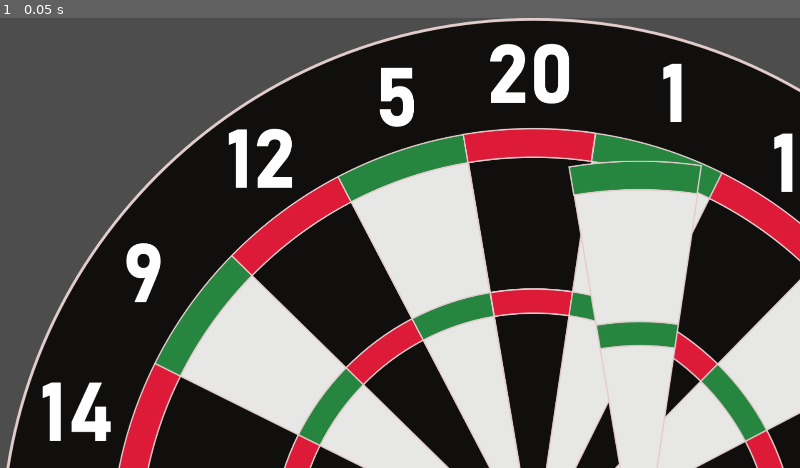
Above: before the commit, frame 1.
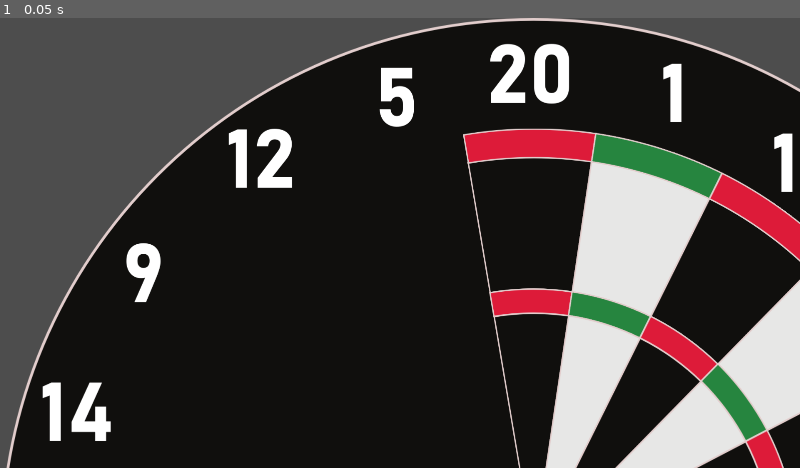
Above: after the commit, the same moment.

Repository: Duschmolll/liDarts
Game: Godot game, scene res://dartboard.tscn
Same seed, same stepped clock (60 frames per second), same inputs: the game is played once before the commit and once after it. This scene is started directly instead of the project's main scene.
Inputs:
- Up to frame 1 (0.05 s): no input

The runs differ from the first frame. In frame 1, 21% of the frame differs, in the area x 10-100%, y 9-100%.

Commit message:
Dartboard Continued 5 down

Diff:
--- a/dartboard.tscn
+++ b/dartboard.tscn
@@ -26,11 +26,13 @@
 texture = ExtResource("1_ldx0a")
 
 [node name="DartboardFull" type="TextureRect" parent="."]
+visible = false
+layout_mode = 0
 offset_right = 2562.0
 offset_bottom = 2562.0
 texture = ExtResource("2_76ri2")
 
-[node name="Bull" type="TextureButton" parent="."]
+[node name="Simple00" type="TextureButton" parent="."]
 layout_mode = 0
 offset_left = 1181.0
 offset_top = 1182.0
@@ -38,7 +40,7 @@
 offset_bottom = 1381.0
 texture_normal = ExtResource("3_tgwt1")
 
-[node name="BullDouble" type="TextureButton" parent="."]
+[node name="Double00" type="TextureButton" parent="."]
 layout_mode = 0
 offset_left = 1235.0
 offset_top = 1236.0
@@ -46,47 +48,213 @@
 offset_bottom = 1327.0
 texture_normal = ExtResource("4_rileq")
 
-[node name="20" type="TextureButton" parent="."]
-layout_mode = 0
-offset_left = 886.0
-offset_top = 200.0
-offset_right = 1680.0
-offset_bottom = 1323.0
-texture_normal = ExtResource("5_diyn4")
-
-[node name="20Triple" type="TextureButton" parent="."]
-layout_mode = 0
-offset_left = 1175.0
-offset_top = 649.0
-offset_right = 1376.0
-offset_bottom = 718.0
-texture_normal = ExtResource("6_dxn3c")
-
-[node name="20Double" type="TextureButton" parent="."]
-layout_mode = 0
-offset_left = 1110.0
-offset_top = 264.0
-offset_right = 1431.0
-offset_bottom = 349.0
-texture_normal = ExtResource("7_l68no")
-
-[node name="1" type="TextureButton" parent="."]
-offset_left = 1140.0
-offset_top = 278.0
-offset_right = 1934.0
-offset_bottom = 1401.0
+[node name="DefaultW" type="Control" parent="."]
+visible = false
+layout_mode = 3
+anchors_preset = 0
+offset_right = 40.0
+offset_bottom = 40.0
+
+[node name="Simple" type="TextureButton" parent="DefaultW"]
+layout_mode = 0
+offset_left = 11.0
+offset_top = 68.0
+offset_right = 311.0
+offset_bottom = 922.0
 texture_normal = ExtResource("8_ck1mi")
 
-[node name="1Triple" type="TextureButton" parent="."]
-offset_left = 1429.0
-offset_top = 727.0
-offset_right = 1630.0
-offset_bottom = 796.0
+[node name="Double" type="TextureButton" parent="DefaultW"]
+layout_mode = 0
+offset_right = 321.0
+offset_bottom = 85.0
+texture_normal = ExtResource("10_5w2t0")
+
+[node name="Triple" type="TextureButton" parent="DefaultW"]
+layout_mode = 0
+offset_left = 63.0
+offset_top = 384.0
+offset_right = 264.0
+offset_bottom = 453.0
 texture_normal = ExtResource("9_wntcc")
 
-[node name="1Double" type="TextureButton" parent="."]
-offset_left = 1364.0
-offset_top = 342.0
-offset_right = 1685.0
-offset_bottom = 427.0
+[node name="DefaultB" type="Control" parent="."]
+visible = false
+anchors_preset = 0
+offset_right = 40.0
+offset_bottom = 40.0
+
+[node name="Simple" type="TextureButton" parent="DefaultB"]
+layout_mode = 0
+offset_left = 11.0
+offset_top = 68.0
+offset_right = 311.0
+offset_bottom = 922.0
+texture_normal = ExtResource("5_diyn4")
+
+[node name="Double" type="TextureButton" parent="DefaultB"]
+layout_mode = 0
+offset_right = 321.0
+offset_bottom = 85.0
+texture_normal = ExtResource("7_l68no")
+
+[node name="Triple" type="TextureButton" parent="DefaultB"]
+layout_mode = 0
+offset_left = 63.0
+offset_top = 384.0
+offset_right = 264.0
+offset_bottom = 453.0
+texture_normal = ExtResource("6_dxn3c")
+
+[node name="Group20" type="Control" parent="."]
+layout_mode = 3
+anchors_preset = 0
+offset_left = 1111.0
+offset_top = 265.0
+offset_right = 1151.0
+offset_bottom = 305.0
+
+[node name="Simple" type="TextureButton" parent="Group20"]
+layout_mode = 0
+offset_left = 11.0
+offset_top = 68.0
+offset_right = 311.0
+offset_bottom = 922.0
+texture_normal = ExtResource("5_diyn4")
+
+[node name="Double" type="TextureButton" parent="Group20"]
+layout_mode = 0
+offset_right = 321.0
+offset_bottom = 85.0
+texture_normal = ExtResource("7_l68no")
+
+[node name="Triple" type="TextureButton" parent="Group20"]
+layout_mode = 0
+offset_left = 63.0
+offset_top = 384.0
+offset_right = 264.0
+offset_bottom = 453.0
+texture_normal = ExtResource("6_dxn3c")
+
+[node name="Group01" type="Control" parent="."]
+layout_mode = 3
+anchors_preset = 0
+offset_left = 1433.0
+offset_top = 262.0
+offset_right = 1473.0
+offset_bottom = 302.0
+rotation = 0.314159
+
+[node name="Simple" type="TextureButton" parent="Group01"]
+layout_mode = 0
+offset_left = 11.0
+offset_top = 68.0
+offset_right = 311.0
+offset_bottom = 922.0
+texture_normal = ExtResource("8_ck1mi")
+
+[node name="Double" type="TextureButton" parent="Group01"]
+layout_mode = 0
+offset_right = 321.0
+offset_bottom = 85.0
 texture_normal = ExtResource("10_5w2t0")
+
+[node name="Triple" type="TextureButton" parent="Group01"]
+layout_mode = 0
+offset_left = 63.0
+offset_top = 384.0
+offset_right = 264.0
+offset_bottom = 453.0
+texture_normal = ExtResource("9_wntcc")
+
+[node name="Group18" type="Control" parent="."]
+layout_mode = 3
+anchors_preset = 0
+offset_left = 1741.0
+offset_top = 359.0
+offset_right = 1781.0
+offset_bottom = 399.0
+rotation = 0.628319
+
+[node name="Simple" type="TextureButton" parent="Group18"]
+layout_mode = 0
+offset_left = 11.0
+offset_top = 68.0
+offset_right = 311.0
+offset_bottom = 922.0
+texture_normal = ExtResource("5_diyn4")
+
+[node name="Double" type="TextureButton" parent="Group18"]
+layout_mode = 0
+offset_right = 321.0
+offset_bottom = 85.0
+texture_normal = ExtResource("7_l68no")
+
+[node name="Triple" type="TextureButton" parent="Group18"]
+layout_mode = 0
+offset_left = 63.0
+offset_top = 384.0
+offset_right = 264.0
+offset_bottom = 453.0
+texture_normal = ExtResource("6_dxn3c")
+
+[node name="Group4" type="Control" parent="."]
+layout_mode = 3
+anchors_preset = 0
+offset_left = 2004.0
+offset_top = 546.0
+offset_right = 2044.0
+offset_bottom = 586.0
+rotation = 0.942478
+
+[node name="Simple" type="TextureButton" parent="Group4"]
+layout_mode = 0
+offset_left = 11.0
+offset_top = 68.0
+offset_right = 311.0
+offset_bottom = 922.0
+texture_normal = ExtResource("8_ck1mi")
+
+[node name="Double" type="TextureButton" parent="Group4"]
+layout_mode = 0
+offset_right = 321.0
+offset_bottom = 85.0
+texture_normal = ExtResource("10_5w2t0")
+
+[node name="Triple" type="TextureButton" parent="Group4"]
+layout_mode = 0
+offset_left = 63.0
+offset_top = 384.0
+offset_right = 264.0
+offset_bottom = 453.0
+texture_normal = ExtResource("9_wntcc")
+
+[node name="Group13" type="Control" parent="."]
+layout_mode = 3
+anchors_preset = 0
+offset_left = 2196.0
+offset_top = 806.0
+offset_right = 2236.0
+offset_bottom = 846.0
+rotation = 1.25664
+
+[node name="Simple" type="TextureButton" parent="Group13"]
+layout_mode = 0
+offset_left = 11.0
+offset_top = 68.0
+offset_right = 311.0
+offset_bottom = 922.0
+texture_normal = ExtResource("5_diyn4")
+
+[node name="Double" type="TextureButton" parent="Group13"]
+layout_mode = 0
+offset_right = 321.0
+offset_bottom = 85.0
+texture_normal = ExtResource("7_l68no")
+
+[node name="Triple" type="TextureButton" parent="Group13"]
+layout_mode = 0
+offset_left = 63.0
+offset_top = 384.0
+offset_right = 264.0
+offset_bottom = 453.0
+texture_normal = ExtResource("6_dxn3c")
--- a/texture/ui/dartboard/black.svg
+++ b/texture/ui/dartboard/black.svg
@@ -2,9 +2,9 @@
 <!-- Created with Inkscape (http://www.inkscape.org/) -->
 
 <svg
-   width="210mm"
-   height="297mm"
-   viewBox="0 0 210 297"
+   width="79.38575mm"
+   height="225.92371mm"
+   viewBox="0 0 79.38575 225.92371"
    version="1.1"
    id="svg899"
    inkscape:version="1.2.2 (b0a8486541, 2022-12-01)"
@@ -25,8 +25,8 @@
      inkscape:document-units="mm"
      showgrid="false"
      inkscape:zoom="0.69664703"
-     inkscape:cx="687.57919"
-     inkscape:cy="485.18114"
+     inkscape:cx="451.44813"
+     inkscape:cy="353.12"
      inkscape:window-width="1920"
      inkscape:window-height="1011"
      inkscape:window-x="0"
@@ -38,7 +38,8 @@
   <g
      inkscape:label="Layer 1"
      inkscape:groupmode="layer"
-     id="layer1">
+     id="layer1"
+     transform="translate(-62.5,-35)">
     <g
        id="g1200"
        transform="translate(1.8616111,-7.034735)">
--- a/texture/ui/dartboard/white.svg
+++ b/texture/ui/dartboard/white.svg
@@ -2,9 +2,9 @@
 <!-- Created with Inkscape (http://www.inkscape.org/) -->
 
 <svg
-   width="210mm"
-   height="297mm"
-   viewBox="0 0 210 297"
+   width="79.38575mm"
+   height="225.92371mm"
+   viewBox="0 0 79.38575 225.92371"
    version="1.1"
    id="svg899"
    sodipodi:docname="white.svg"
@@ -25,8 +25,8 @@
      inkscape:document-units="mm"
      showgrid="false"
      inkscape:zoom="0.98520767"
-     inkscape:cx="312.11694"
-     inkscape:cy="546.07776"
+     inkscape:cx="76.633589"
+     inkscape:cy="414.12589"
      inkscape:window-width="1920"
      inkscape:window-height="1011"
      inkscape:window-x="0"
@@ -38,7 +38,8 @@
   <g
      inkscape:label="Layer 1"
      inkscape:groupmode="layer"
-     id="layer1">
+     id="layer1"
+     transform="translate(-62.5,-35)">
     <g
        id="g1200"
        transform="translate(1.8616111,-7.034735)">
